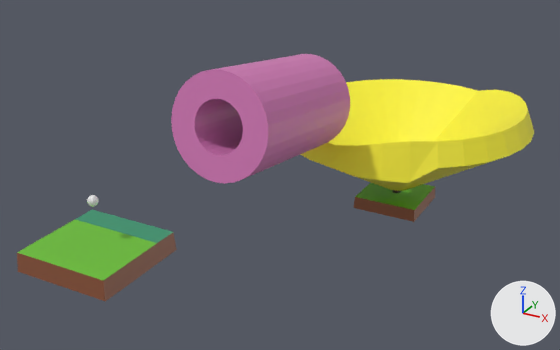
The Blender file blender/level4.blend as it was, and as the next commit left it.
Camera for both pictures: a 50 mm lens placed at (8.83, -9.22, 6.9), pointed at (-0.05, 6.92, -1.17). The lights are fixed; the arrows at lower right show +X, +Y and +Z.

Names of what the first picture shows: 'Cylinder', 'basic-fixed.001', 'basic-moveable.001', 'toilet-bowl'.
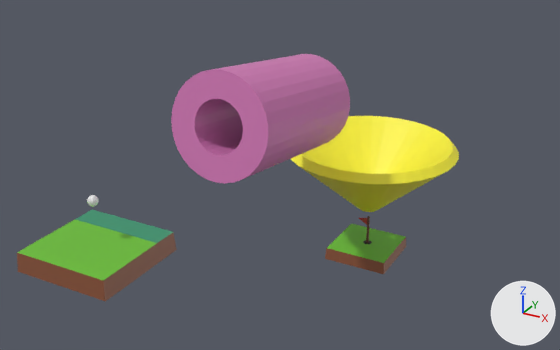
Location of each change, [x1, y1, x2, y2] in pixels of the pictures (560 x 350 px):
```json
{"object": "toilet-bowl", "change": "deleted", "before": [300, 79, 534, 191], "on screen": "yellow"}
{"object": "Cylinder.001", "change": "added", "after": [291, 116, 459, 212], "on screen": "yellow"}
{"object": "basic-fixed.001", "change": "moved", "before": [354, 183, 435, 222], "after": [325, 224, 406, 274]}
{"object": "flag", "change": "moved", "before": [392, 190, 401, 193], "after": [359, 216, 372, 244]}
```

Scene script edits in JSON lines:
```json
{"op": "add", "block": "me_cylinder_005", "code": ["me_cylinder_005 = bpy.data.meshes.new('Cylinder.005')", "me_cylinder_005.from_pydata(...)  # 64 vertices, 32 faces; spans x -2.62..2.62, y -2.62..2.62, z -1.0..1.0", "me_cylinder_005.materials.append(mat_material_005)  # picture img_color_pallette_png_004"]}
{"op": "set", "path": "ob_flag.location", "old": "(1.27, 12.17, -2.49)", "new": "(0.64, 11.5, -4.15)"}
{"op": "set", "path": "ob_basic_fixed_001.location", "old": "(1.25, 12.16, -3.67)", "new": "(0.63, 11.48, -5.33)"}
{"op": "remove", "block": "ob_toilet_bowl", "code": ["ob_toilet_bowl = bpy.data.objects.new('toilet-bowl', me_cylinder_003)", "ob_toilet_bowl.location = (1.37, 12.18, -2.08)"]}
{"op": "add", "block": "ob_cylinder_001", "code": ["ob_cylinder_001 = bpy.data.objects.new('Cylinder.001', me_cylinder_005)", "ob_cylinder_001.location = (0.64, 11.45, -2.9)", "_m = ob_cylinder_001.modifiers.new('Solidify', 'SOLIDIFY')", "_m.thickness = 0.3"]}
```
